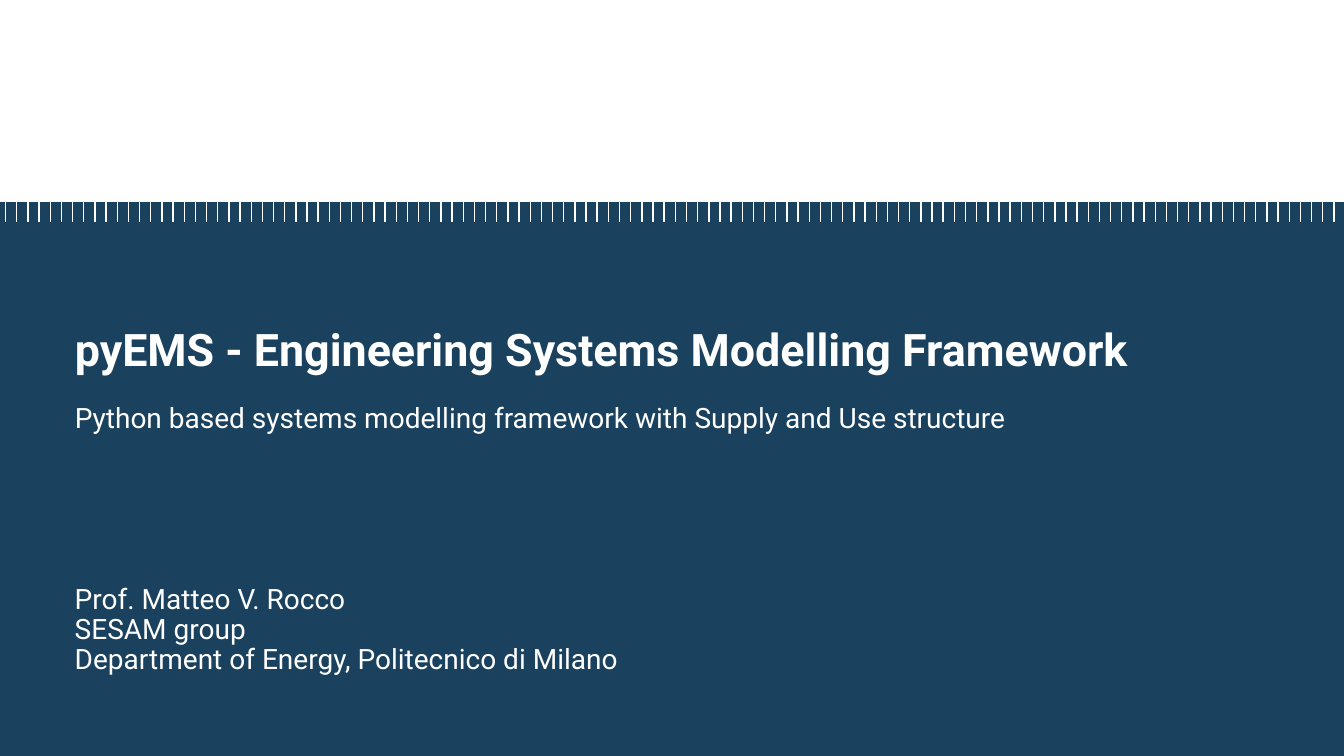
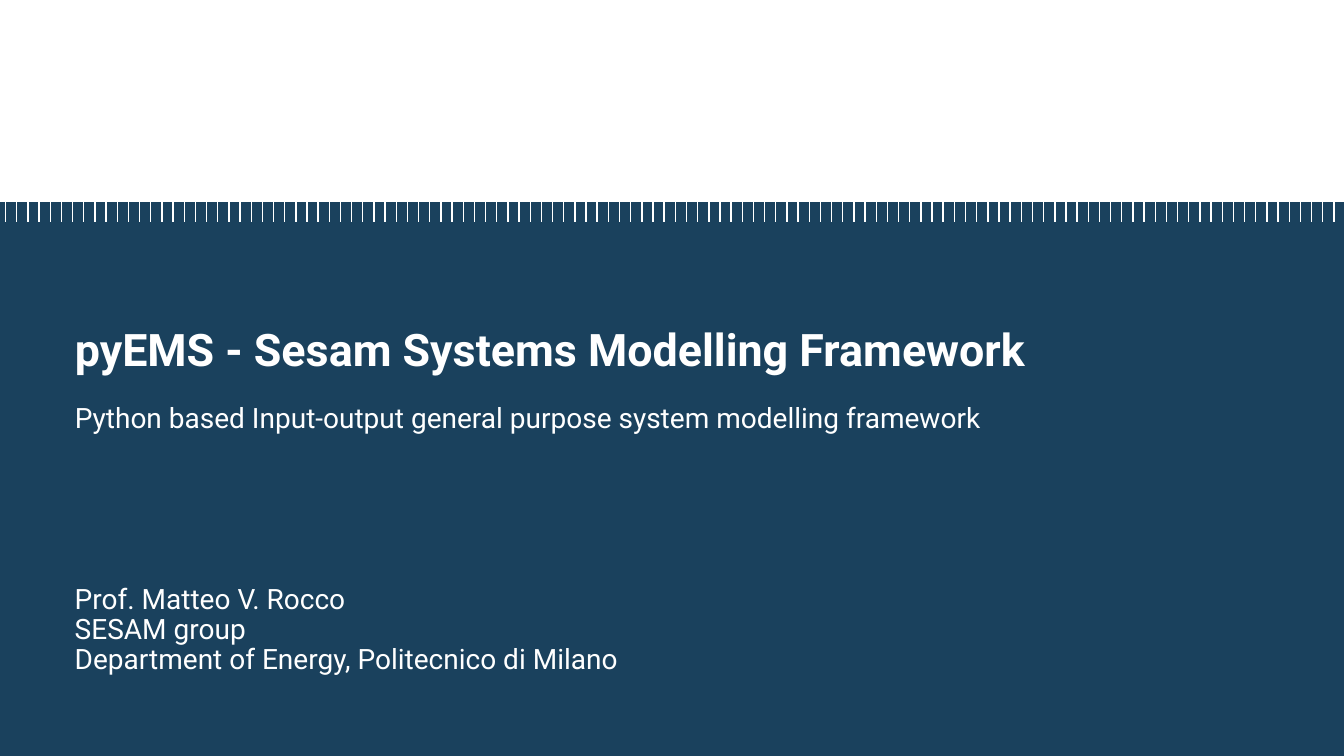
Before and after one commit to pyESM-project/pyesm, a slide deck: slide 1 of doc/pyesm.pptx. Drawn at 1344x756 pixels with LibreOffice and Linux fonts; fonts in the diff are those of the drawing; background and template pictures are left out. Boxes give left, top, right and bottom in pixels: in the first picture for what was removed or moved away, otherwise in the second. Text is boxed around its words. In the diff, an @@ line names an element or a change of style, - is before the commit and + after.

```diff
--- a/doc/pyesm.pptx
+++ b/doc/pyesm.pptx
@@ text at [75,332,1024,376]: text changed @@
-pyEMS - Engineering Systems Modelling Framework
+pyEMS - Sesam Systems Modelling Framework
@@ text at [75,406,980,434]: text changed @@
-Python based systems modelling framework with Supply and Use structure
+Python based Input-output general purpose system modelling framework
```
Also in this commit, not shown: 1 other slide changed, 30 other files.
